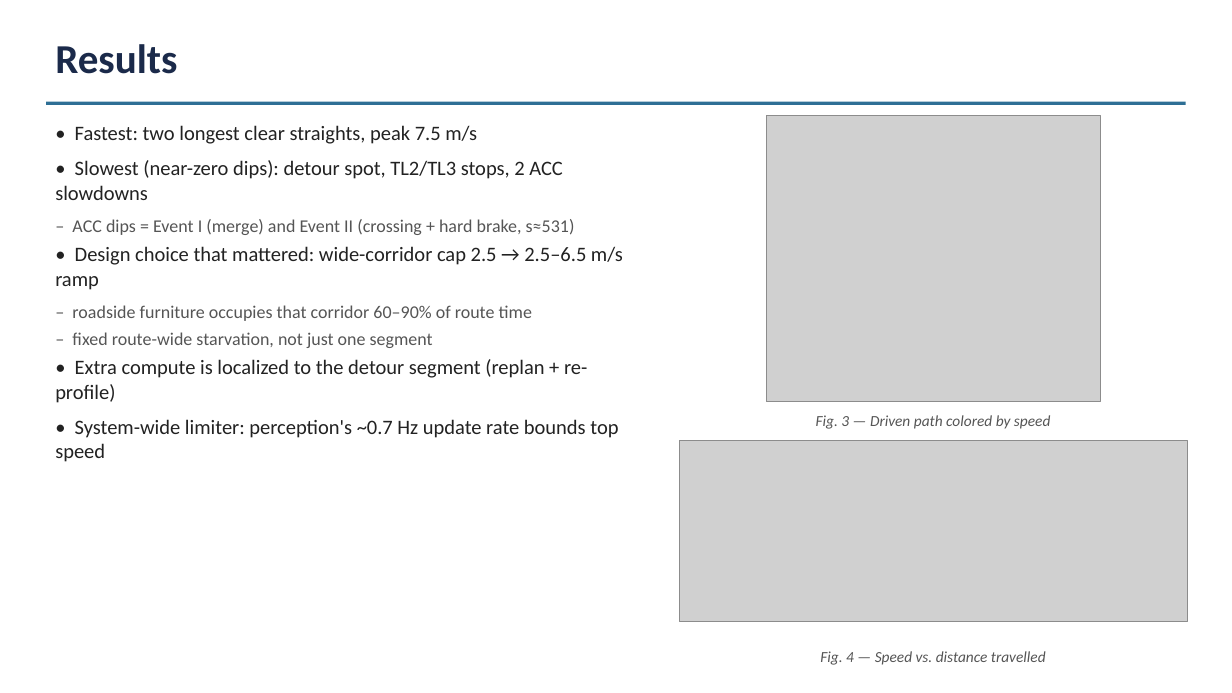
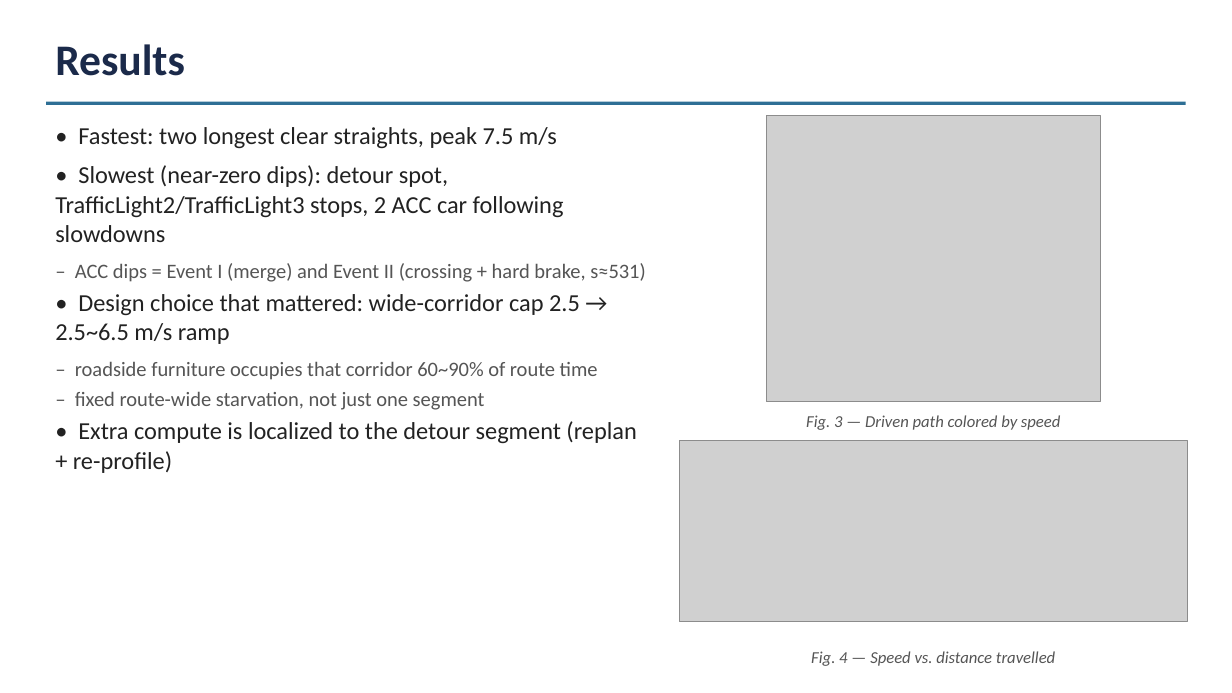
Before and after one commit to ly836669642-lgtm/project, a slide deck: slide 6 of docs/Report.pptx. Drawn at 1232x693 pixels with LibreOffice and Linux fonts; fonts in the diff are those of the drawing; grey boxes stand for pictures. Boxes give left, top, right and bottom in pixels: in the first picture for what was removed or moved away, otherwise in the second. Text is boxed around its words. In the diff, an @@ line names an element or a change of style, - is before the commit and + after.

```diff
--- a/docs/Report.pptx
+++ b/docs/Report.pptx
@@ text "Results" at (55, 44, 185, 76): size 32 to 34 pt @@
@@ text at (73, 127, 646, 473): size 16 to 19 pt in "• Fastest: two longest clear straights, peak ...", "• Extra compute is localized to the ..."; size 14 to 16 pt in "‒ ACC dips = Event I (merge) ...", "‒ fixed route-wide starvation, not just one ..." @@
@@ text at (55, 165, 564, 242): text changed; size 16 to 19 pt @@
-• Slowest (near-zero dips): detour spot, TL2/TL3 stops, 2 ACC slowdowns
+• Slowest (near-zero dips): detour spot, TrafficLight2/TrafficLight3 stops, 2 ACC car following slowdowns
@@ text at (55, 294, 598, 380): text changed; size 16 to 19 pt @@
-• Design choice that mattered: wide-corridor cap 2.5 → 2.5–6.5 m/s ramp
-‒ roadside furniture occupies that corridor 60–90% of route time
+• Design choice that mattered: wide-corridor cap 2.5 → 2.5~6.5 m/s ramp
+‒ roadside furniture occupies that corridor 60~90% of route time
@@ text at (55, 419, 618, 462): paragraph removed @@
-• System-wide limiter: perception's ~0.7 Hz update rate bounds top speed
@@ text "Fig. 3 — Driven path ..." at (806, 415, 1060, 430): size 12 to 13 pt @@
@@ text "Fig. 4 — Speed vs. ..." at (811, 651, 1055, 666): size 12 to 13 pt @@
```
Also in this commit, not shown: 5 other slides changed, 1 other file.
